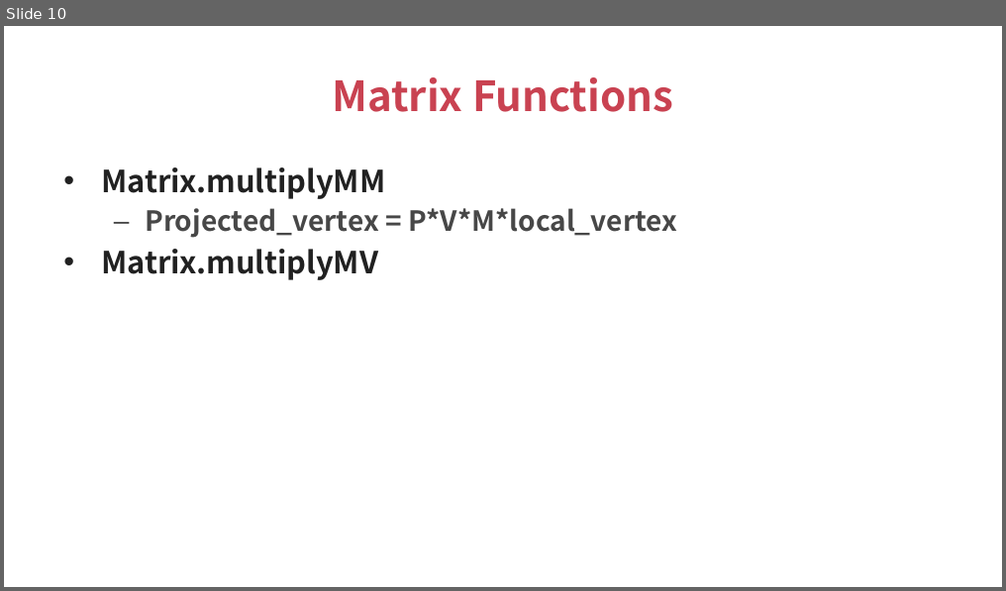
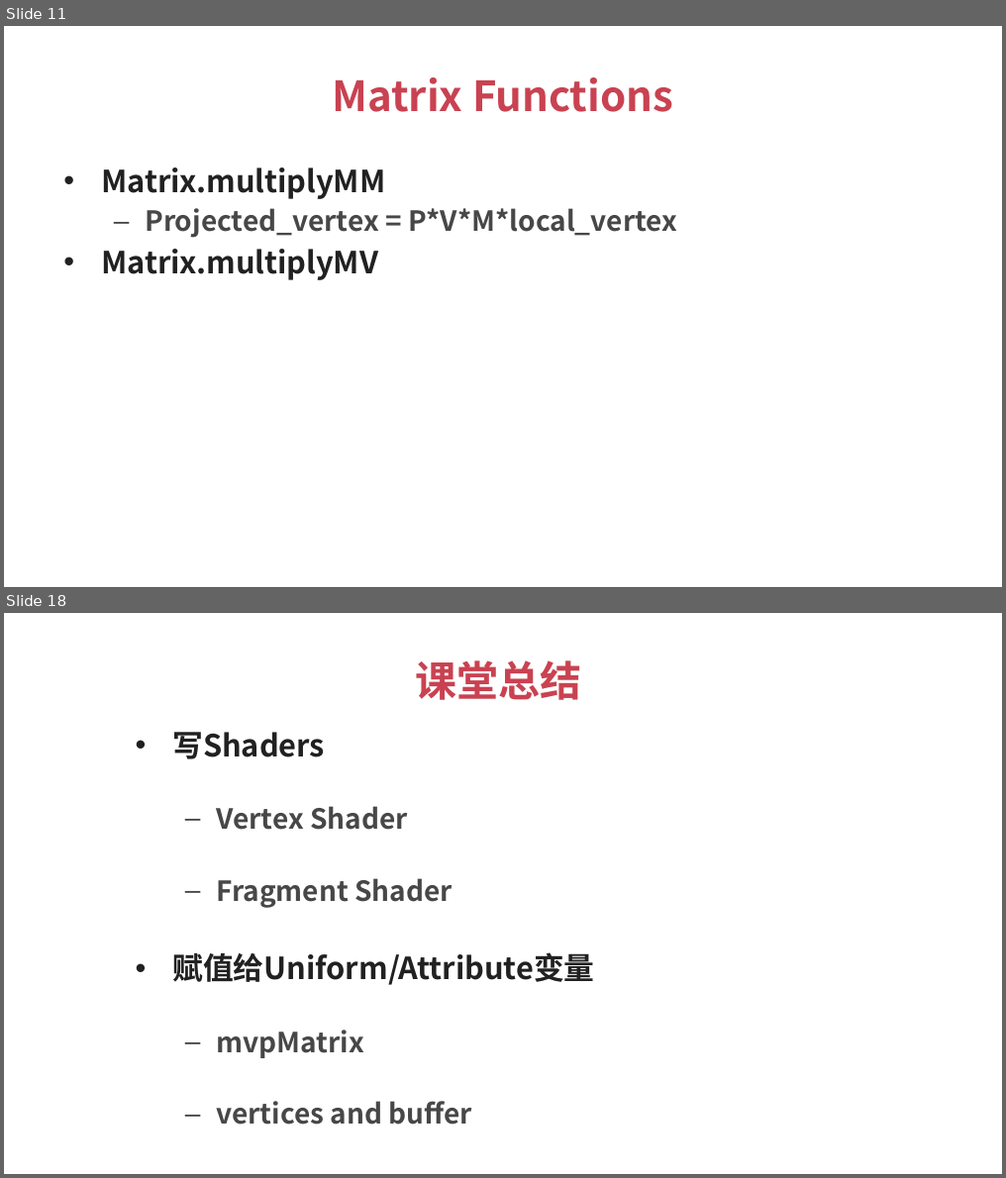
Before and after one commit to talentzxf/LearningAndroid, a slide deck: PPT/OpenGLTutorial_2.pptx. Shown one above the other, each under a label of ours: slide 10 before the commit, slides 11 and 18 after it; the slides between them are not shown. The pictures are 1006x591 and 1006x1178 pixels, drawn with LibreOffice and Linux fonts; fonts in the diff are those of the drawing. Boxes give left, top, right and bottom in pixels: in the first picture for what was removed or moved away, otherwise in the second. Text is boxed around its words. In the diff, an @@ line names an element or a change of style, - is before the commit and + after.

```diff
--- a/PPT/OpenGLTutorial_2.pptx
+++ b/PPT/OpenGLTutorial_2.pptx
@@ slide 18 added at [4,613,1002,1174], background #FFFFFF @@
@@ title added at [415,661,581,700], 30 pt, text #C94251, bold @@
+课堂总结
@@ text added at [172,732,594,1125], 20 pt, text #474747, bold @@
+• 写Shaders
+  – Vertex Shader
+  – Fragment Shader
+• 赋值给Uniform/Attribute变量
+  – mvpMatrix
+  – vertices and buffer
@@ what was slide 10 is now slide 11 @@
```
Also in this commit, not shown: 2 slides changed, 7 other slides added, 2 slides removed, 2 other files.
